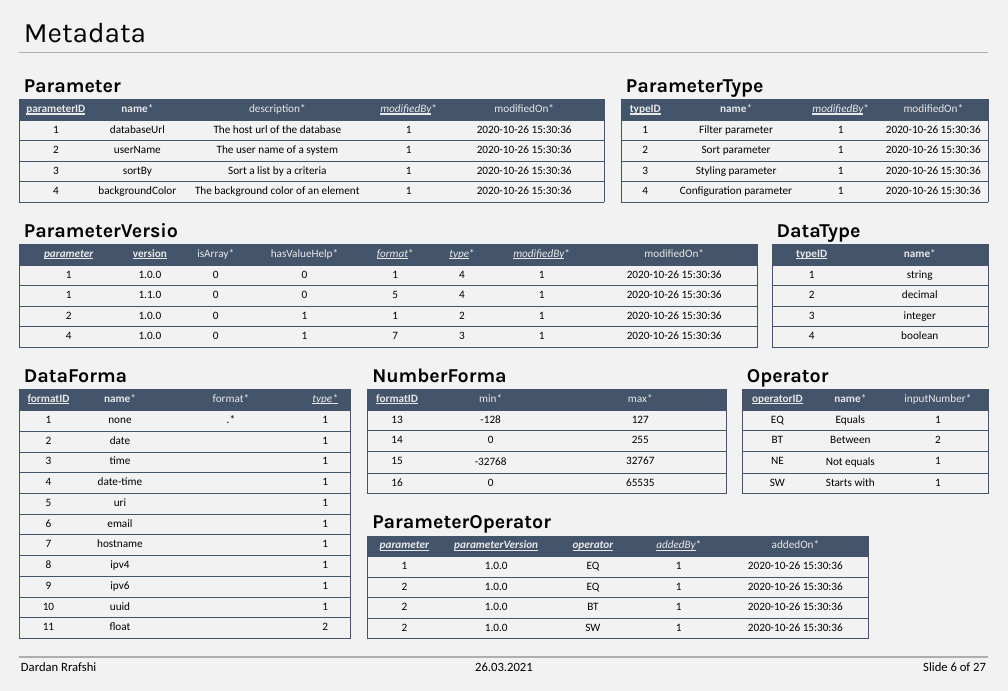
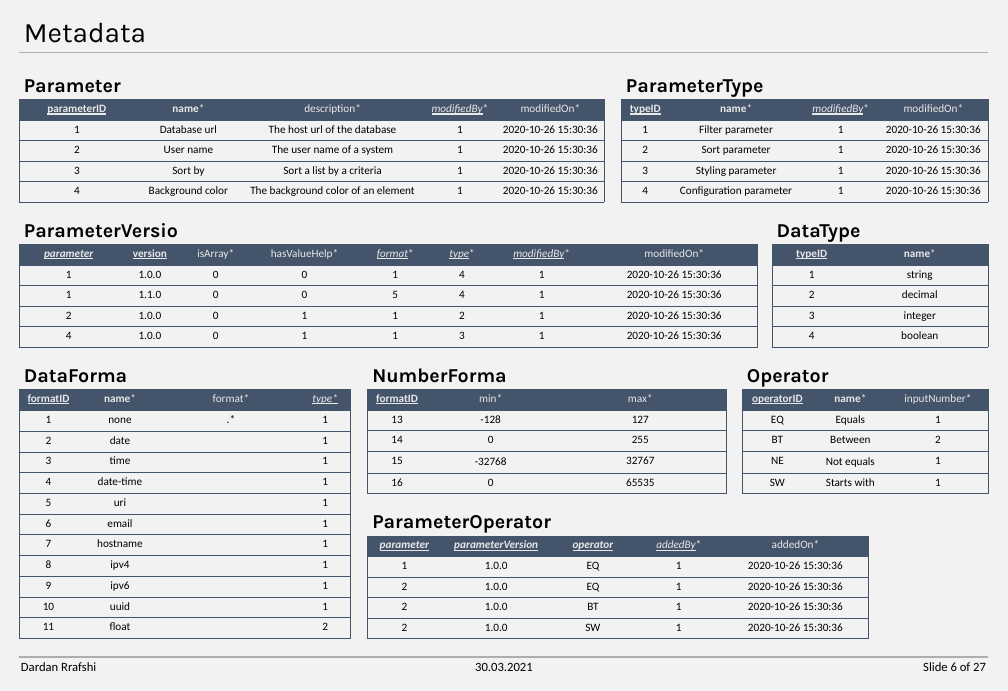
Before and after one commit to DonColon/appman-api-spec, a slide deck: slide 6 of docs/Appman - Data Model.pptx. Drawn at 1008x691 pixels with LibreOffice and Linux fonts; fonts in the diff are those of the drawing. Boxes give left, top, right and bottom in pixels: in the first picture for what was removed or moved away, otherwise in the second. Text is boxed around its words. In the diff, an @@ line names an element or a change of style, - is before the commit and + after.

```diff
--- a/docs/Appman - Data Model.pptx
+++ b/docs/Appman - Data Model.pptx
@@ table at (19, 100, 604, 202) @@
-row 2, column 2: databaseUrl
+row 2, column 2: Database url
-row 3, column 2: userName
+row 3, column 2: User name
-row 4, column 2: sortBy
+row 4, column 2: Sort by
-row 5, column 2: backgroundColor
+row 5, column 2: Background color
@@ table at (19, 244, 758, 347) @@
-row 5, column 5: 7
+row 5, column 5: 1
@@ text at (475, 662, 533, 671): text changed @@
-26.03.2021
+30.03.2021
```
Also in this commit, not shown: 26 other slides changed, 5 other files.
